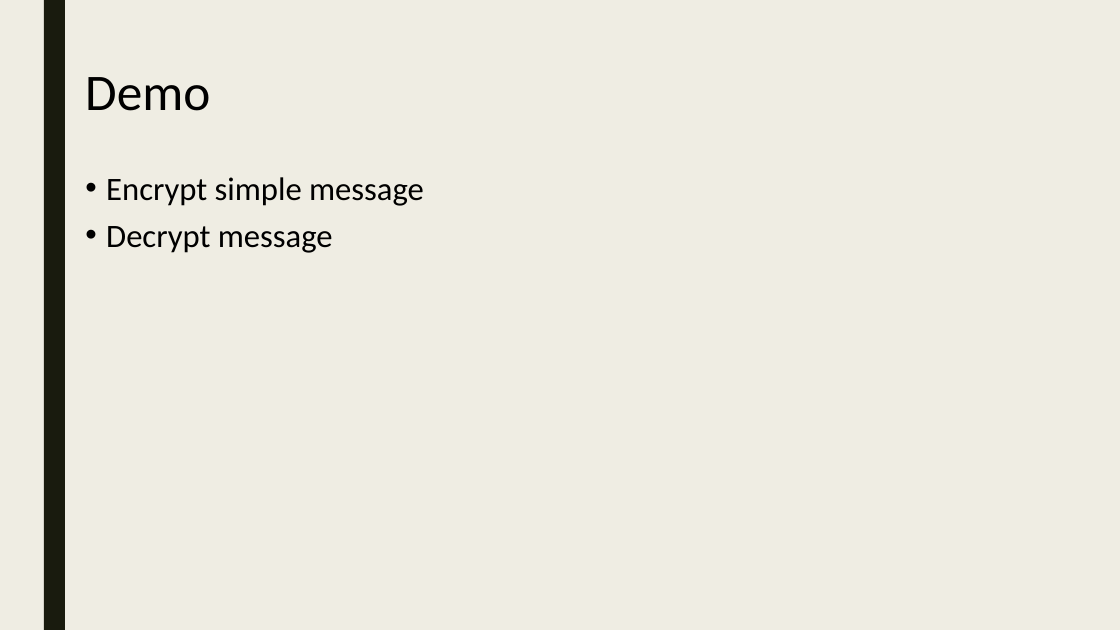
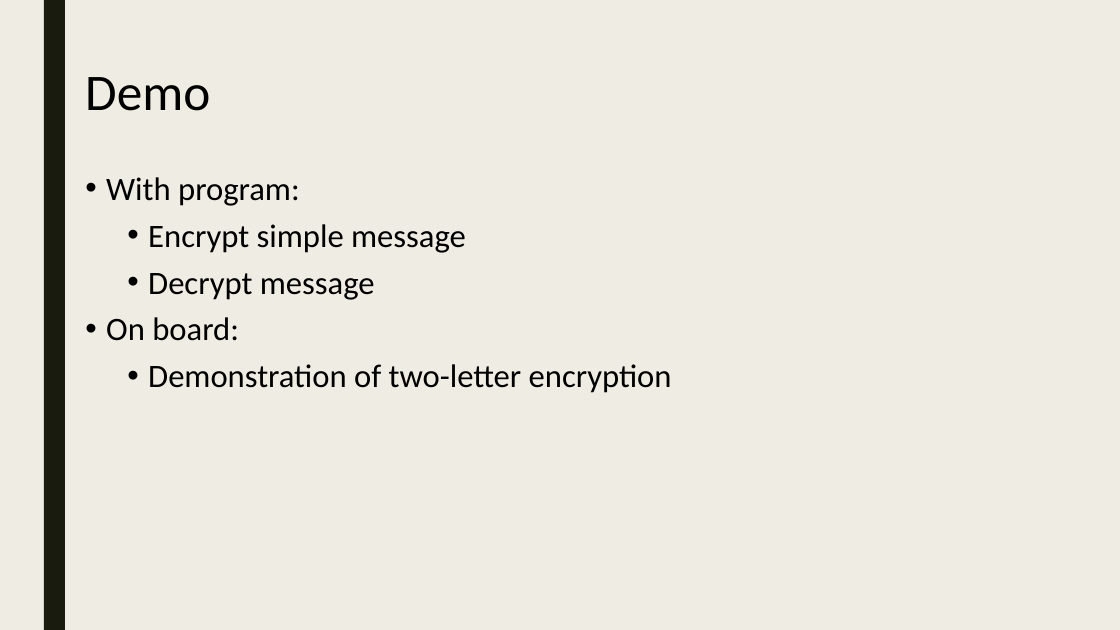
Before and after one commit to ashermancinelli/enigma, a slide deck: slide 14 of Presentation23Jan.pptx. Drawn at 1120x630 pixels with LibreOffice and Linux fonts; fonts in the diff are those of the drawing. Boxes give left, top, right and bottom in pixels: in the first picture for what was removed or moved away, otherwise in the second. Text is boxed around its words. In the diff, an @@ line names an element or a change of style, - is before the commit and + after.

Commit message:
final changes

```diff
--- a/Presentation23Jan.pptx
+++ b/Presentation23Jan.pptx
@@ text at (x1=106, y1=177, x2=300, y2=206): paragraph added @@
+• With program:
@@ text at (x1=148, y1=224, x2=466, y2=300): list level 1 to 2 in "Encrypt simple message"; list level 1 to 2 in "Decrypt message" @@
@@ text at (x1=106, y1=317, x2=672, y2=393): paragraphs added @@
+• On board:
+  • Demonstration of two-letter encryption
```
